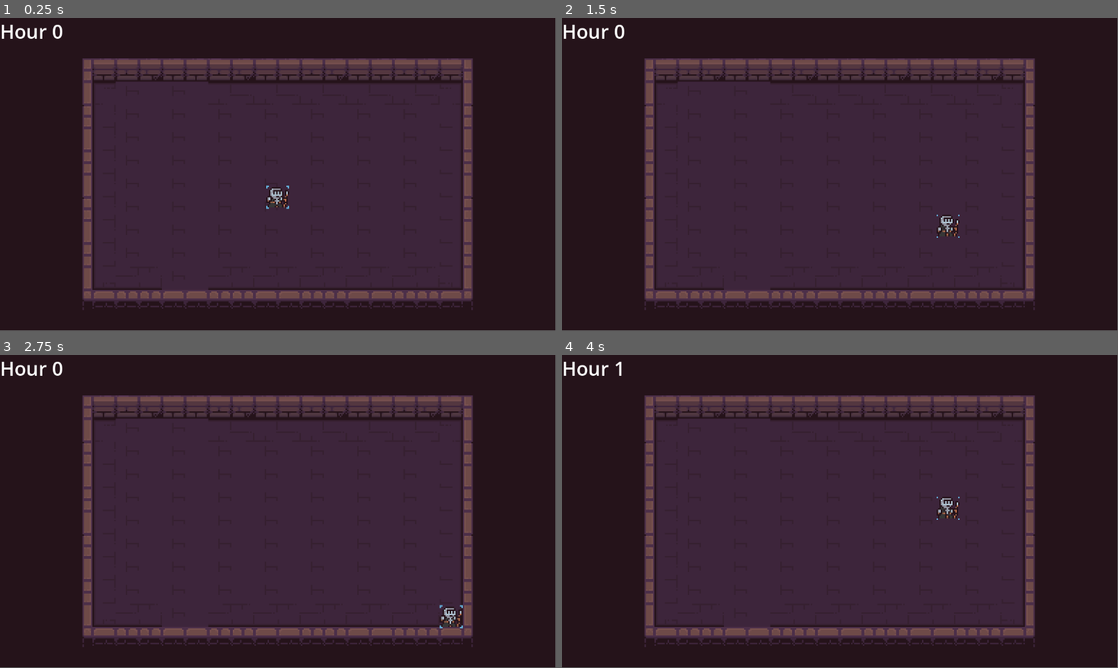
Above: before the commit, frames 1-4 (two rows, left to right).
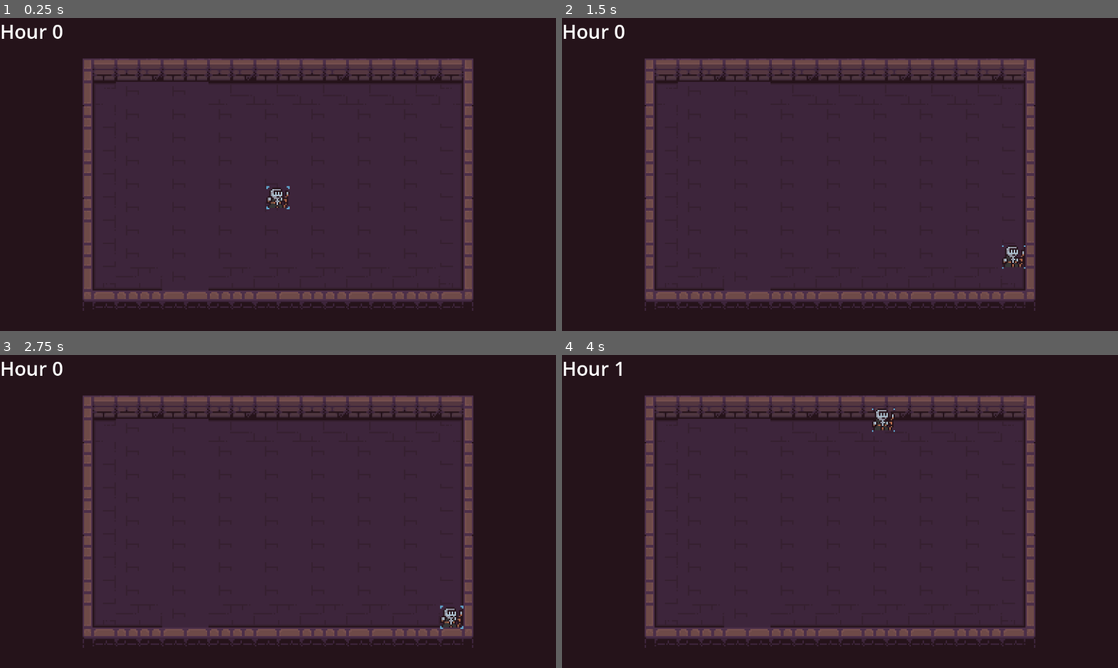
Above: after the commit, the same moments.

Repository: johntheman54321/Godot-Wild-Jam-68
Game: Godot game, scene res://Scenes/World/world.tscn
Two runs of this game, one before a commit and one after it. Both use one fixed random seed, a clock stepped at 60 frames per second and the inputs below.
Inputs:
- Up to frame 1 (0.25 s): no input
- Up to frame 2 (1.5 s): hold Right (ui_right) 0.53-1.28 s; hold Down (ui_down) from 1.28 s (still down)
- Up to frame 3 (2.75 s): release Down (ui_down) at 2.03 s; hold Right (ui_right) from 2.03 s (still down)
- Up to frame 4 (4 s): tap Enter at 2.75 s; release Right (ui_right) at 2.78 s; hold Up (ui_up) 2.78-3.53 s; hold Left (ui_left) from 3.53 s (still down)
In our replay, the window is 799x449 before the commit and 800x450 after it. These sizes can differ from the game's own. Grey fills any space a smaller window leaves; there, only what the larger window draws over its background counts as a difference.

The runs differ from the first frame. In frame 1, 1.0% of the frame differs, in the area x 6-86%, y 2-94%; in frame 2, 1.2%; in frame 3, 1.0%; in frame 4, 1.2%.

Commit message:
Fixed window scaling

Diff:
--- a/Scenes/World/world.tscn
+++ b/Scenes/World/world.tscn
@@ -339,6 +339,7 @@
 
 [node name="Player" parent="." instance=ExtResource("3_qopbf")]
 platform_wall_layers = 1
+speed = 200
 
 [node name="Camera2D" type="Camera2D" parent="."]
 position = Vector2(0, -16)
--- a/Scenes/player/player.gd
+++ b/Scenes/player/player.gd
@@ -1,11 +1,6 @@
 extends CharacterBody2D
 
 @export var speed = 100
-
-# Called when the node enters the scene tree for the first time.
-func _ready():
-	pass # Replace with function body.
-
 
 # Called every frame. 'delta' is the elapsed time since the previous frame.
 func _physics_process(delta):
--- a/project.godot
+++ b/project.godot
@@ -15,6 +15,10 @@
 config/features=PackedStringArray("4.1", "GL Compatibility")
 config/icon="res://icon.svg"
 
+[display]
+
+window/stretch/mode="viewport"
+
 [layer_names]
 
 2d_physics/layer_1="Wall"
